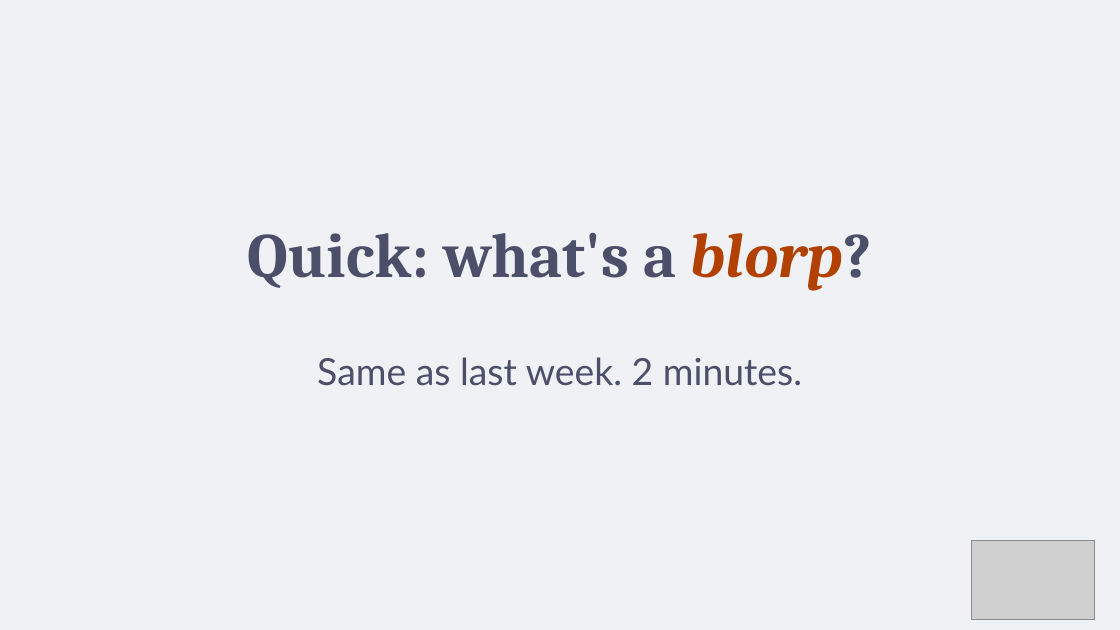
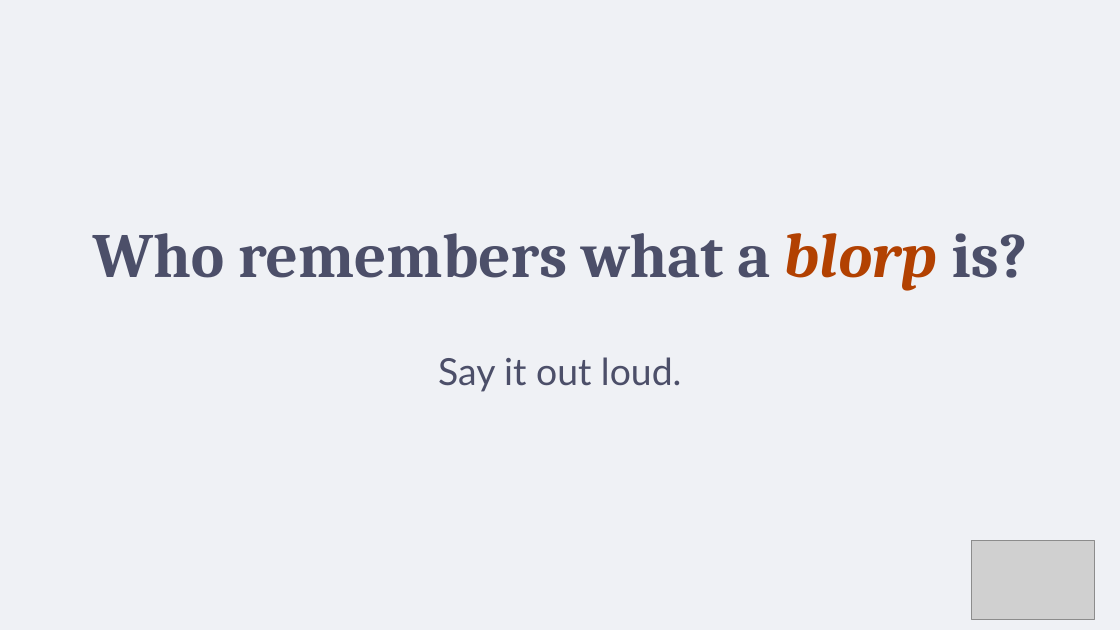
Before and after one commit to teachingthatlands/teachingthatlands.github.io, a slide deck: slide 3 of site/public/slides/ttl-day3-did-it-land.pptx. Drawn at 1120x630 pixels with LibreOffice and Linux fonts; fonts in the diff are those of the drawing; grey boxes stand for pictures. Boxes give left, top, right and bottom in pixels: in the first picture for what was removed or moved away, otherwise in the second. Text is boxed around its words. In the diff, an @@ line names an element or a change of style, - is before the commit and + after.

```diff
--- a/site/public/slides/ttl-day3-did-it-land.pptx
+++ b/site/public/slides/ttl-day3-did-it-land.pptx
@@ text at bbox=[93, 233, 1027, 291]: text changed @@
-Quick: what's a blorp?
+Who remembers what a blorp is?
@@ text at bbox=[438, 357, 682, 392]: text changed @@
-Same as last week. 2 minutes.
+Say it out loud.
```
Also in this commit, not shown: 12 other files.
